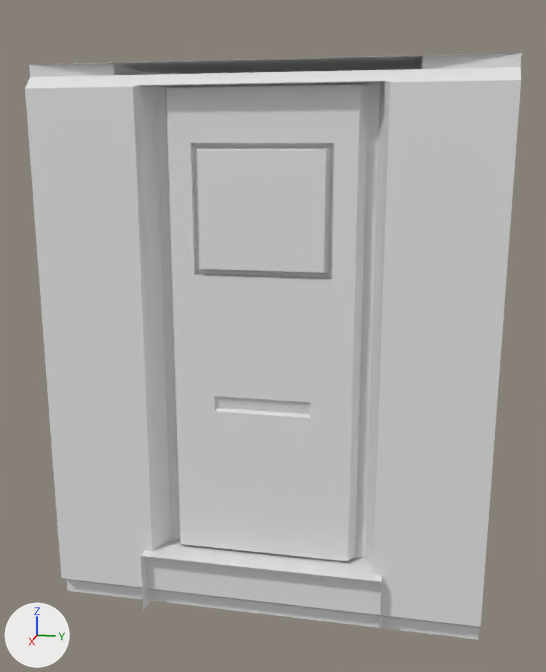
One commit to the FBX model Source/Building/EXPORTS/WallDoor.FBX: the scene before it, then after it.
Rendered twice from a 50 mm camera at (3.02, -0.32, 2.15) aimed at (-0.38, -1.0, 1.3). Lighting does not change. The marker at lower left points along +X, +Y and +Z. Where no turn or scale is listed for an object, it has been applied to the vertices.

The first picture shows 'DoorFrame', 'DoorWindow', 'InnerDoor', 'MailSlot', 'Stairs', 'Wall', 'WindowFrame'.
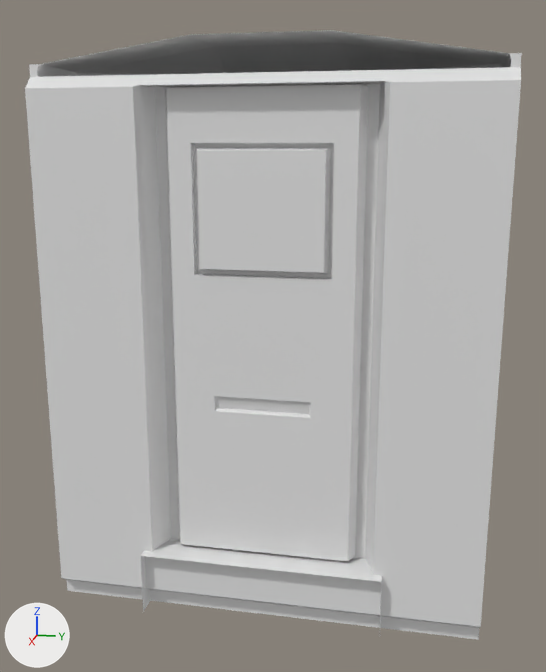
Edits to the scene script, one JSON object a line:
```json
{"block": "me_mesh", "where": "# used by ob_wall; location = (0.0, 0.0, 0.0)"}
{"op": "remove", "block": "me_mesh", "code": "me_mesh.from_pydata(...)  # 42 vertices, 48 faces; spans x -0.77..-0.05, y -2.0..0.0, z 0.0..2.5"}
{"op": "add", "block": "me_mesh", "code": "me_mesh.from_pydata(...)  # 55 vertices, 66 faces; spans x -0.77..-0.05, y -2.0..0.0, z 0.0..2.6"}
{"block": "me_mesh", "change": "me_mesh part 1"}
{"block": "me_mesh", "change": "6 vertices are removed from x -0.77..-0.13, y -1.63..-0.36, z 2.45..2.5"}
{"block": "me_mesh", "change": "21 faces are deleted"}
{"block": "me_mesh", "change": "4 vertices move from x -0.47..-0.13, y -1.63..-0.36, z 2.45..2.5 to x -0.47..-0.1, y -1.96..-0.04, z 2.45..2.48"}
{"block": "me_mesh", "change": "13 vertices are added at x -0.77..-0.1, y -2.0..0.0, z 2.48..2.6"}
{"block": "me_mesh", "change": "6 new vertices lie (0.37, 0.0, 0.0) away from vertices in x -0.47, y -1.96..-0.04, z 2.45..2.6"}
{"block": "me_mesh", "change": "39 new faces join them"}
```

Pixel boxes [x1, y1, x2, y2] of what changed, in the pictures (546 x 672 px):
```json
{"object": "Wall", "change": "reshaped", "before": [25, 53, 522, 640], "after": [25, 30, 522, 640]}
{"part": 1, "of": "me_mesh", "change": "built on", "before": [29, 53, 522, 77], "after": [29, 30, 522, 77]}
```
